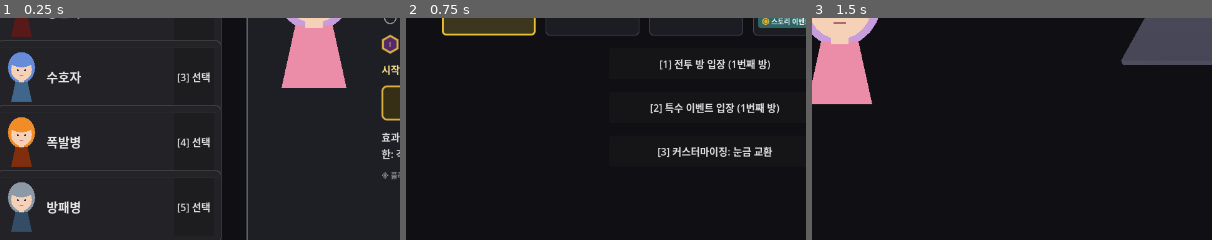
Above: before the commit, frames 1-3 (left to right).
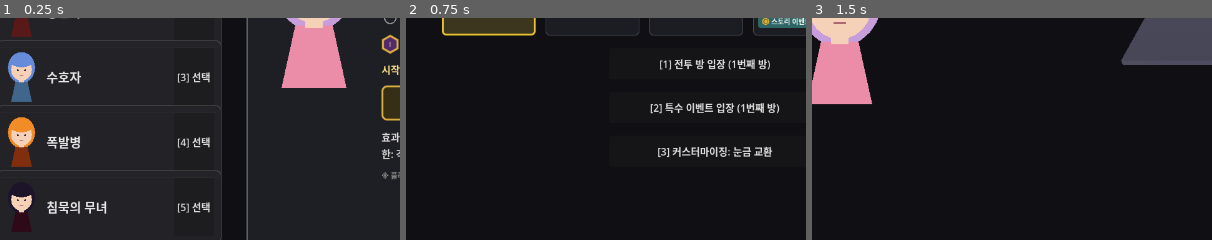
Above: after the commit, the same moments.

Repository: YGseok/ProjectD
Game: Godot game, scene res://code/scenes/character_select.tscn
The game is run twice, just before and just after one commit, with the same random seed, the same clock (stepped at 60 frames per second) and the same inputs.
Inputs:
- Up to frame 1 (0.25 s): no input
- Up to frame 2 (0.75 s): click "[6] 던전 시작" at 0.5 s
- Up to frame 3 (1.5 s): click "[1] 전투 방 입장 (1번째 방)" at 1.25 s
The pictures show only the part of the screen within x 2-52%, y 37-87%; the shares and areas given below are measured in that part.

The runs differ from the first frame. In frame 1, 1.3% of the frame differs, in the area x 2-27%, y 73-97%; in frame 2, nothing differs; in frame 3, nothing differs.

Commit message:
feat: [대형 기획 4] A — 방패병 리스킨 "침묵의 무녀" (id/기믹/수치 불변)
id/gimmick/attack_count/defense_count/event_die_sides는 그대로 두고
name/desc/concept/hair_color/dress_color만 교체(기획자 결정 원문 반영).
achievement clear_shieldbearer 제목/설명 문구도 갱신(id 유지).
DESIGN.md 캐릭터 표/초기 다이스 목록 동기화, STATUS.md/INBOX.md 인수인계
갱신(진행: A 완료, B/C/D 남음).

Diff:
--- a/code/systems/achievement_manager.gd
+++ b/code/systems/achievement_manager.gd
@@ -133,8 +133,8 @@
 		"icon": "milestone",
 	},
 	"clear_shieldbearer": {
-		"title": "방패병으로 첫 클리어",
-		"desc": "방패병으로 최종 클리어(3라운드 전부)에 성공했다.",
+		"title": "침묵의 무녀로 첫 클리어",
+		"desc": "침묵의 무녀로 최종 클리어(3라운드 전부)에 성공했다.",
 		"icon": "milestone",
 	},
 	# 큐 13("업적 시스템 — 남은 항목 추가") 후속. 특수 이벤트의 "위험을 감수하기"
--- a/code/systems/character_profiles.gd
+++ b/code/systems/character_profiles.gd
@@ -34,7 +34,8 @@
 ##   - 광전사(berserker, 극단형/하이리스크): 공격 4 / 방어 2 — "공격에 몰빵"
 ##   - 수호자(guardian, 안정형/방어): 공격 2 / 방어 4 — 광전사와 대칭
 ##   - 폭발병(explosive, 공격 다이스 최댓값 스택): 공격 4 / 방어 3 — 스택을 더 자주 쌓게
-##   - 방패병(shieldbearer, 방어 다이스 최댓값 스택): 공격 3 / 방어 4 — 폭발병과 대칭
+##   - 침묵의 무녀(shieldbearer, 방어 다이스 최댓값 스택, 2026-09-24 리스킨 — 이름만
+##     "방패병"→"침묵의 무녀", id/기믹/수치 불변): 공격 3 / 방어 4 — 폭발병과 대칭
 ##
 ## "event_die_sides": INBOX.md 2026-09-15 [미니 기획 B]-4 "공격/방어 주사위처럼 직업마다
 ## 특수 이벤트용 이벤트 주사위 1개가 있으면 어떨까" 반영의 첫 조각(4번 -> 1 -> 2+3 순서
@@ -124,15 +125,15 @@
 	},
 	{
 		"id": "shieldbearer",
-		"name": "방패병",
-		"desc": "인내형 — 방어 다이스가 최댓값을 보여줄 때마다 수호 스택이 쌓임 (3스택에서 다음 방어가 20면체 주사위로 굳건해짐). 시작 다이스: 공격 D4x3 / 방어 D4x4 (스택을 더 자주 쌓음)",
-		"concept": "인내형 — 방어 다이스가 최댓값을 보여줄 때마다 수호 스택이 쌓임 (3스택에서 다음 방어가 20면체 주사위로 굳건해짐).",
+		"name": "침묵의 무녀",
+		"desc": "음침하고 말이 없는 무녀 — 방어 다이스가 최댓값을 보여줄 때마다 수호 스택이 쌓임 (3스택에서 다음 방어가 20면체 주사위로 굳건해짐). 시작 다이스: 공격 D4x3 / 방어 D4x4 (스택을 더 자주 쌓음)",
+		"concept": "음침하고 말이 없는 무녀 — 방어 다이스가 최댓값을 보여줄 때마다 수호 스택이 쌓임(기존 방패병 기믹과 완전히 동일, 이름만 교체).",
 		"gimmick": "guard_stack",
 		"attack_count": 3,
 		"defense_count": 4,
 		"event_die_sides": 6,
-		"hair_color": Color(0.55, 0.6, 0.65),
-		"dress_color": Color(0.2, 0.3, 0.4),
+		"hair_color": Color(0.12, 0.08, 0.16),
+		"dress_color": Color(0.18, 0.04, 0.1),
 	},
 ]
 
Not shown, changed: docs/DESIGN.md
Not shown, changed: docs/STATUS.md
Not shown, changed: docs/STATUS_ARCHIVE.md
Not shown, changed: docs/feedback/INBOX.md
